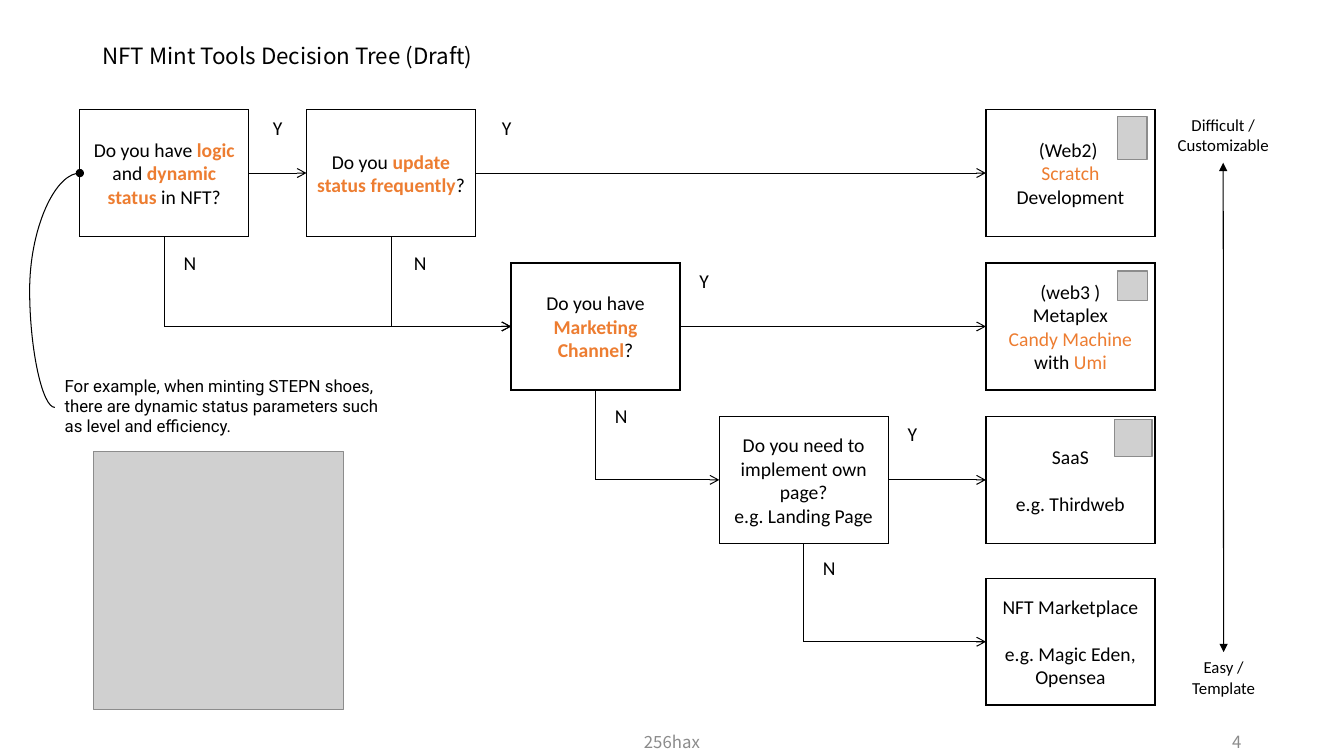
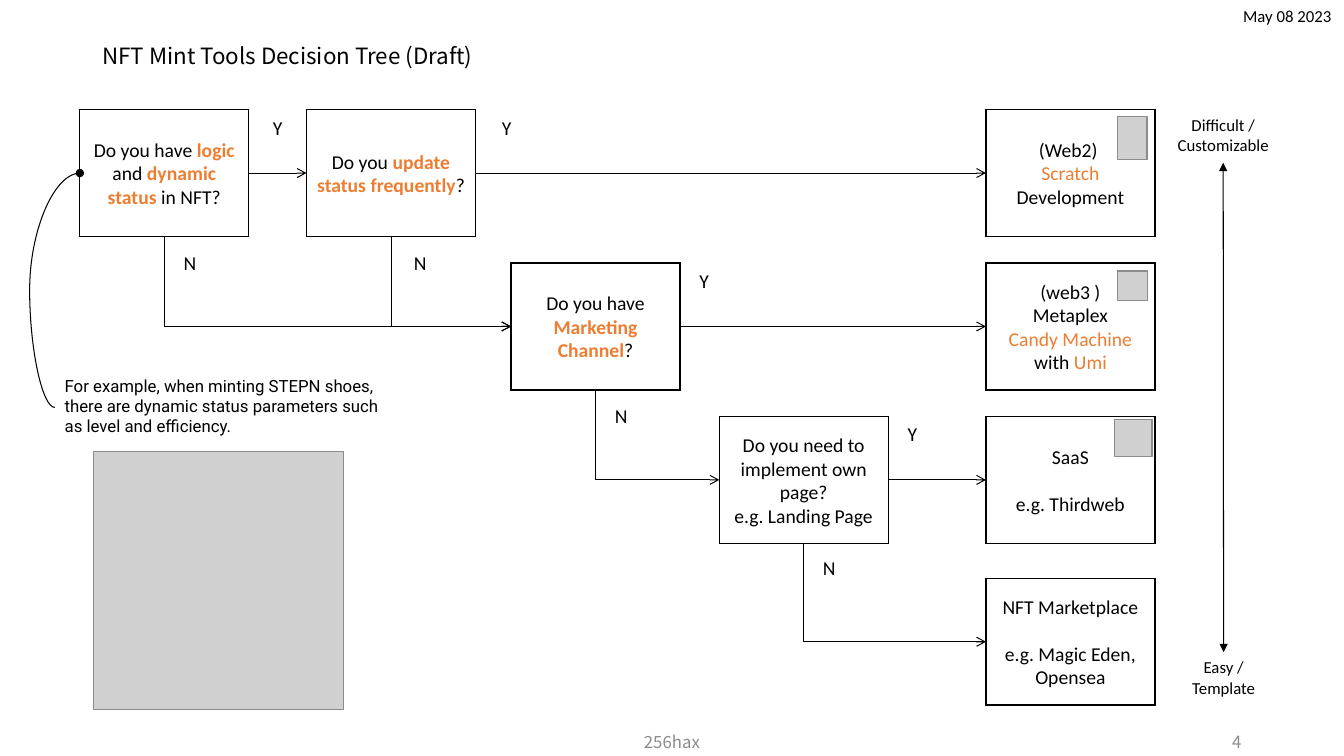
Before and after one commit to 256hax/solana-anchor-react-minimal-example, a slide deck: slide 5 of docs/Solana_Blockchain_Outline_Figure.pptx. Drawn at 1344x756 pixels with LibreOffice and Linux fonts; fonts in the diff are those of the drawing; grey boxes stand for pictures. Boxes give left, top, right and bottom in pixels: in the first picture for what was removed or moved away, otherwise in the second. Text is boxed around its words. In the diff, an @@ line names an element or a change of style, - is before the commit and + after.

```diff
--- a/docs/Solana_Blockchain_Outline_Figure.pptx
+++ b/docs/Solana_Blockchain_Outline_Figure.pptx
@@ text added at [1243, 10, 1331, 25], 12 pt, text #000000 @@
+May 08 2023
```
Also in this commit, not shown: 1 other slide changed.
